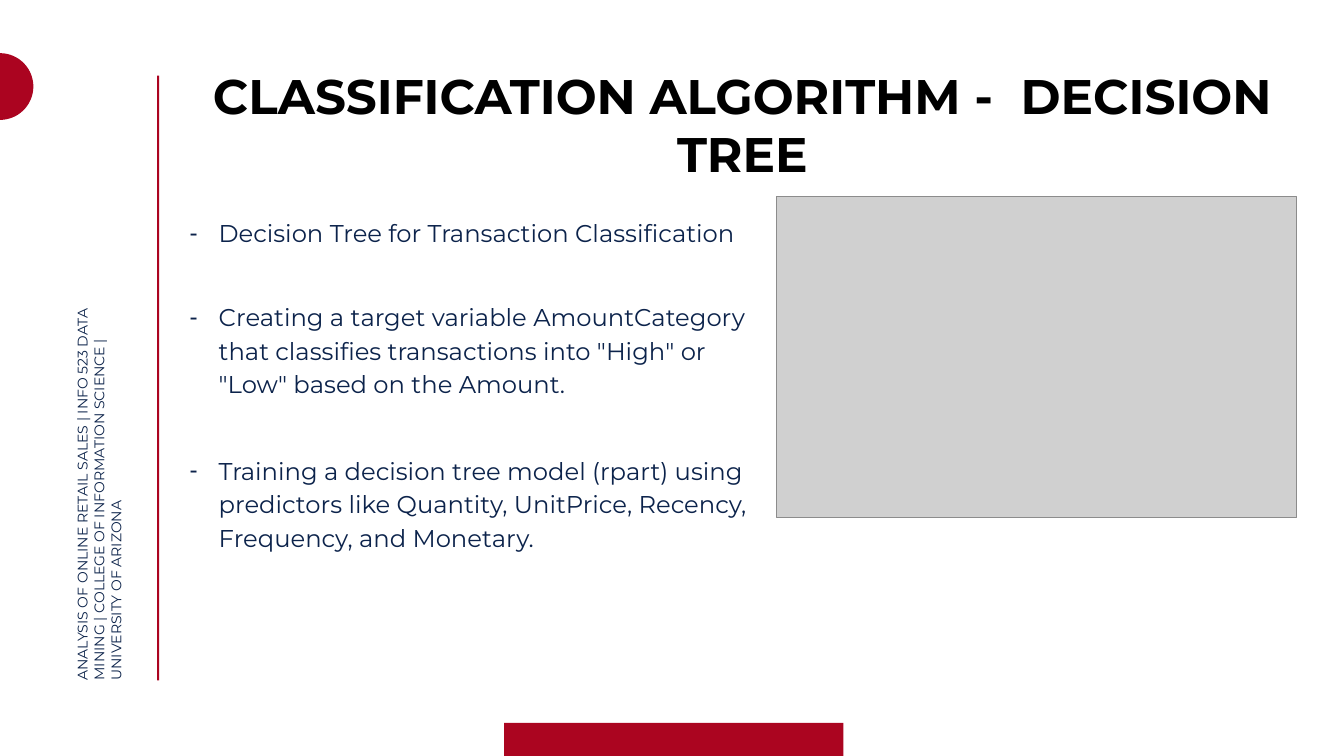
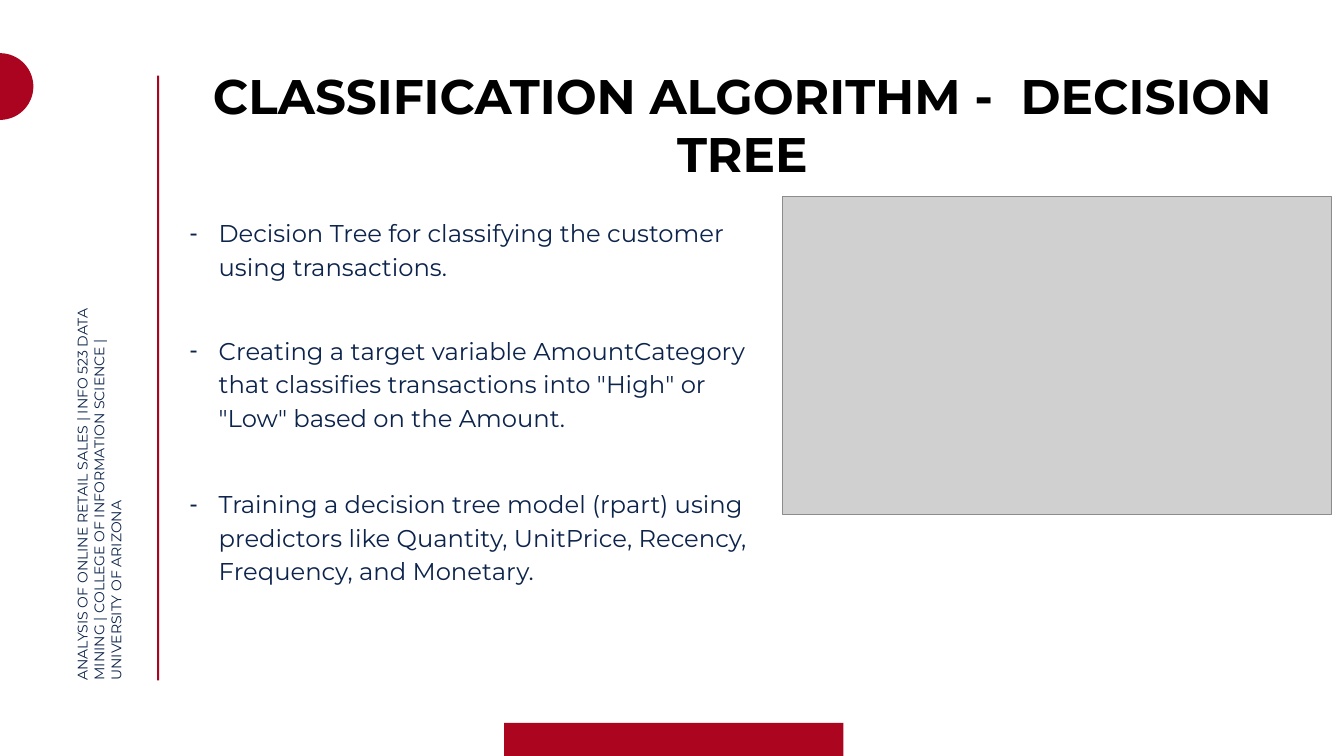
Before and after one commit to praagnya08/INFO-523, a slide deck: slide 20 of INFO 523 DATA MINING PRESENTATION GROUP 6.pptx (slide 16 before the commit). Drawn at 1344x756 pixels with LibreOffice and Linux fonts; fonts in the diff are those of the drawing; grey boxes stand for pictures; background and template pictures are left out. Boxes give left, top, right and bottom in pixels: in the first picture for what was removed or moved away, otherwise in the second. Text is boxed around its words. In the diff, an @@ line names an element or a change of style, - is before the commit and + after.

```diff
--- a/INFO 523 DATA MINING PRESENTATION GROUP 6.pptx
+++ b/INFO 523 DATA MINING PRESENTATION GROUP 6.pptx
@@ picture: place and size @@
-picture at <box>777,196,1297,517</box>
+picture at <box>782,196,1331,514</box>
@@ text at <box>219,224,724,281</box>: text changed @@
-– Decision Tree for Transaction Classification
+– Decision Tree for classifying the customer using transactions.
```
Also in this commit, not shown: 6 other slides changed, 5 slides added.
